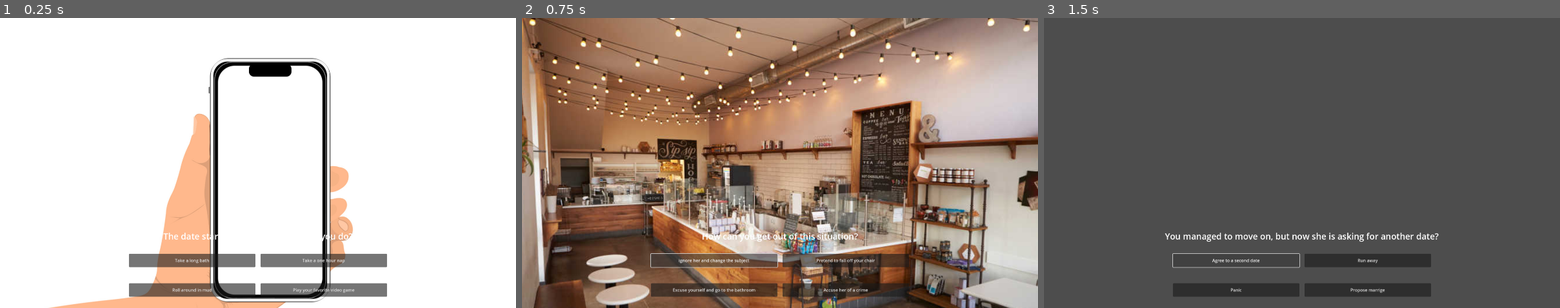
Above: before the commit, frames 1-3 (left to right).
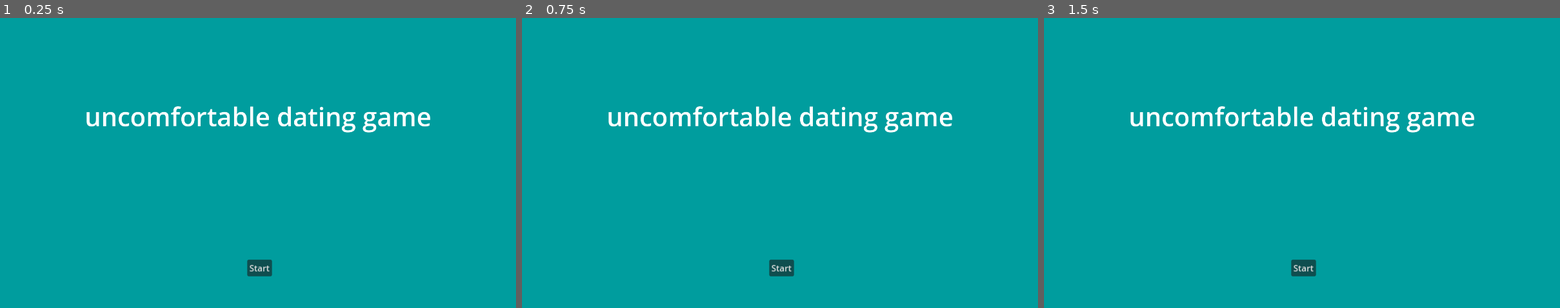
Above: after the commit, the same moments.

Repository: mxbernerSNC/Reverse-Dating-Sim
Game: Godot game, scene res://main.tscn
The game is run twice, just before and just after one commit, with the same random seed, the same clock (stepped at 60 frames per second) and the same inputs.
Inputs (mouse positions are in pixels of both pictures, inside the frame that each line leads up to):
- Up to frame 1 (0.25 s): no input
- Up to frame 2 (0.75 s): click (712, 261) at 0.5 s, where only the run before the commit has a clickable "Take a long bath"
- Up to frame 3 (1.5 s): click (1234, 261) at 1.25 s, where only the run before the commit has a clickable "ignore her and change the sub…"

The runs differ from the first frame. In frame 1, 99% of the frame differs, in the area x 0-100%, y 0-100%; in frame 2, 100%; in frame 3, 100%.

Commit message:
added title screen

Diff:
--- a/main.gd
+++ b/main.gd
@@ -54,5 +54,10 @@
 }
 
 func _ready():
+	$prompt.visible = false
+	$title_screen/background/start.pressed.connect(_start_game)
+
+func _start_game():
+	$prompt.visible = true
 	$prompt.init_scene_data(scene_text, scene_tscn)
 	$prompt.init_scene("phone.tscn")
--- a/main.tscn
+++ b/main.tscn
@@ -1,10 +1,52 @@
-[gd_scene load_steps=3 format=3 uid="uid://bsplnkju8h0m3"]
+[gd_scene load_steps=4 format=3 uid="uid://bsplnkju8h0m3"]
 
 [ext_resource type="Script" path="res://main.gd" id="1_efkcx"]
-[ext_resource type="PackedScene" uid="uid://nclmb31of5ke" path="res://prompt.tscn" id="1_gw8ds"]
+[ext_resource type="PackedScene" uid="uid://d1spo40dtdjp3" path="res://prompt.tscn" id="1_gw8ds"]
+
+[sub_resource type="LabelSettings" id="LabelSettings_76h2p"]
+font_size = 96
 
 [node name="main" type="Node2D"]
 script = ExtResource("1_efkcx")
 
+[node name="title_screen" type="Control" parent="."]
+layout_mode = 3
+anchors_preset = 0
+
+[node name="background" type="ColorRect" parent="title_screen"]
+custom_minimum_size = Vector2(1920, 1080)
+layout_mode = 0
+offset_right = 40.0
+offset_bottom = 40.0
+color = Color(0, 0.615686, 0.619608, 1)
+
+[node name="start" type="Button" parent="title_screen/background"]
+layout_mode = 1
+anchors_preset = 7
+anchor_left = 0.5
+anchor_top = 1.0
+anchor_right = 0.5
+anchor_bottom = 1.0
+offset_left = -40.0
+offset_top = -180.0
+offset_right = 6.0
+offset_bottom = -149.0
+grow_horizontal = 2
+grow_vertical = 0
+scale = Vector2(2, 2)
+text = "Start"
+
+[node name="title" type="Label" parent="title_screen/background"]
+layout_mode = 1
+anchors_preset = 5
+anchor_left = 0.5
+anchor_right = 0.5
+offset_left = -15.5
+offset_top = 300.0
+offset_right = 15.5
+offset_bottom = 323.0
+grow_horizontal = 2
+text = "uncomfortable dating game"
+label_settings = SubResource("LabelSettings_76h2p")
+
 [node name="prompt" parent="." instance=ExtResource("1_gw8ds")]
-z_index = 100
--- a/prompt.gd
+++ b/prompt.gd
@@ -23,7 +23,7 @@
 		options[i].text = scene.options[i].text
 		# disconnect button from previous scene
 		options[i].disconnect("pressed", _option_selected)
-		# connect button to _option_selected with next scene
+		# connect button to _option_selected with next_scene parameter
 		options[i].pressed.connect(_option_selected.bind(scene.options[i].next))
 
 func _option_selected(next_scene):
--- a/prompt.tscn
+++ b/prompt.tscn
@@ -6,6 +6,7 @@
 font_size = 32
 
 [node name="prompt" type="Control"]
+z_index = 100
 layout_mode = 3
 anchors_preset = 0
 offset_top = 768.0
Not shown: 1 places in prompt.tscn that only renumber resources
